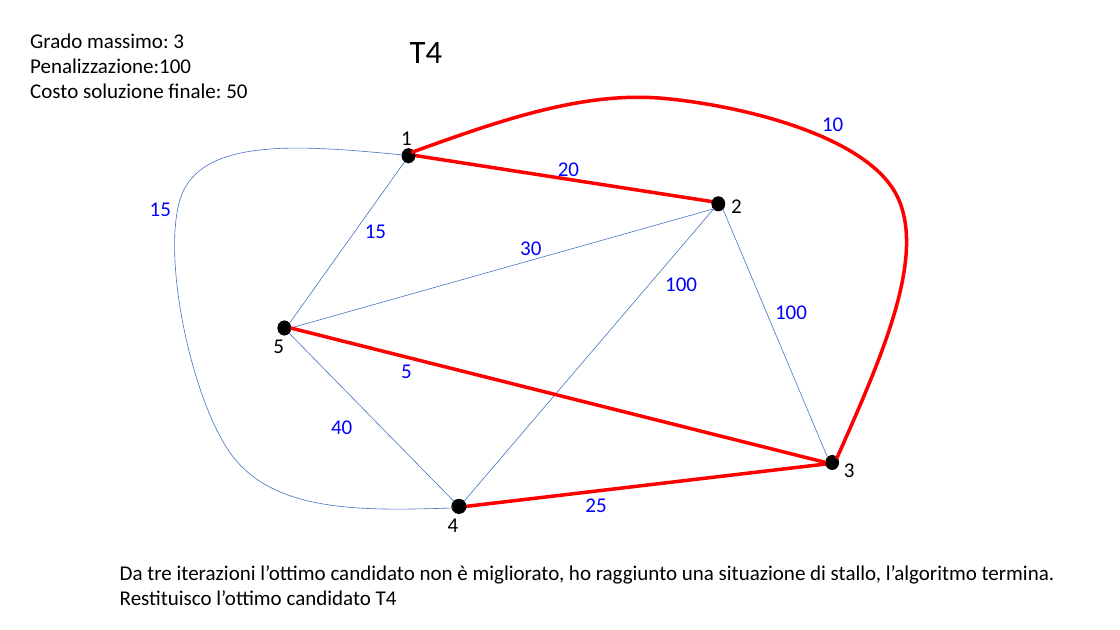
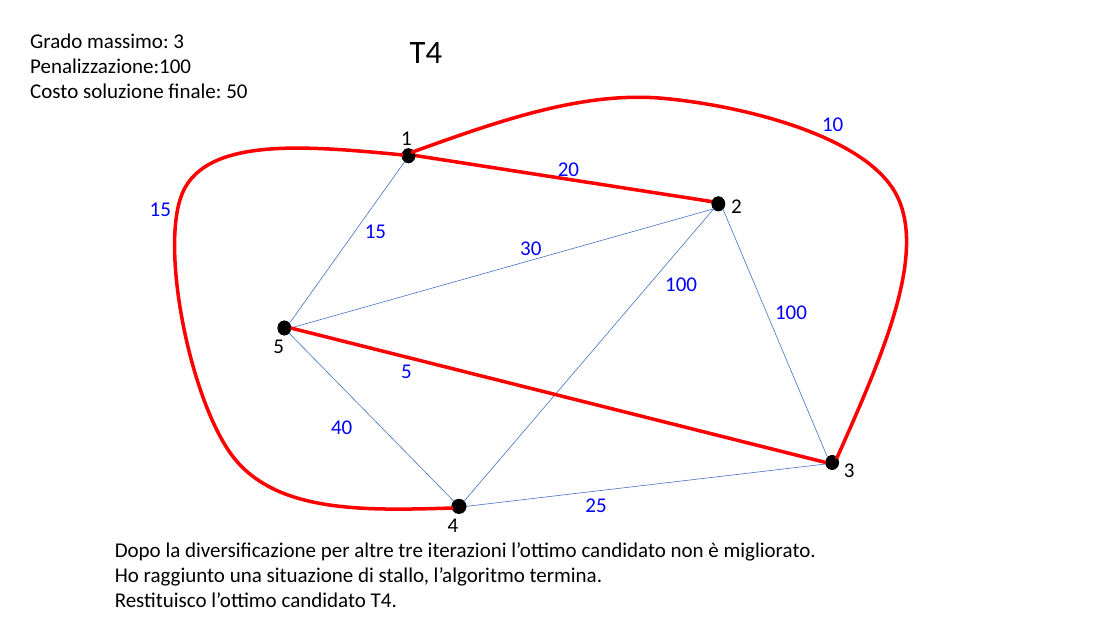
Before and after one commit to bizzarriA/LocalSearch, a slide deck: slide 13 of tabu.pptx (slide 10 before the commit). Drawn at 1120x630 pixels with LibreOffice and Linux fonts; fonts in the diff are those of the drawing. Boxes give left, top, right and bottom in pixels: in the first picture for what was removed or moved away, otherwise in the second. Text is boxed around its words. In the diff, an @@ line names an element or a change of style, - is before the commit and + after.

```diff
--- a/tabu.pptx
+++ b/tabu.pptx
@@ freeform shape at [175, 148, 454, 509]: outline #4472C4 0.5 pt to #FF0000 3 pt @@
@@ line (466, 507) - (839, 463): stroke #FF0000 3 pt to #4472C4 0.5 pt @@
@@ text at [115, 542, 816, 607]: text changed @@
-Da tre iterazioni l’ottimo candidato non è migliorato, ho raggiunto una situazione di stallo, l’algoritmo termina.
-Restituisco l’ottimo candidato T4
+Dopo la diversificazione per altre tre iterazioni l’ottimo candidato non è migliorato.
+Ho raggiunto una situazione di stallo, l’algoritmo termina.
+Restituisco l’ottimo candidato T4.
```
Also in this commit, not shown: 8 other slides changed, 3 slides added, 2 other files.
